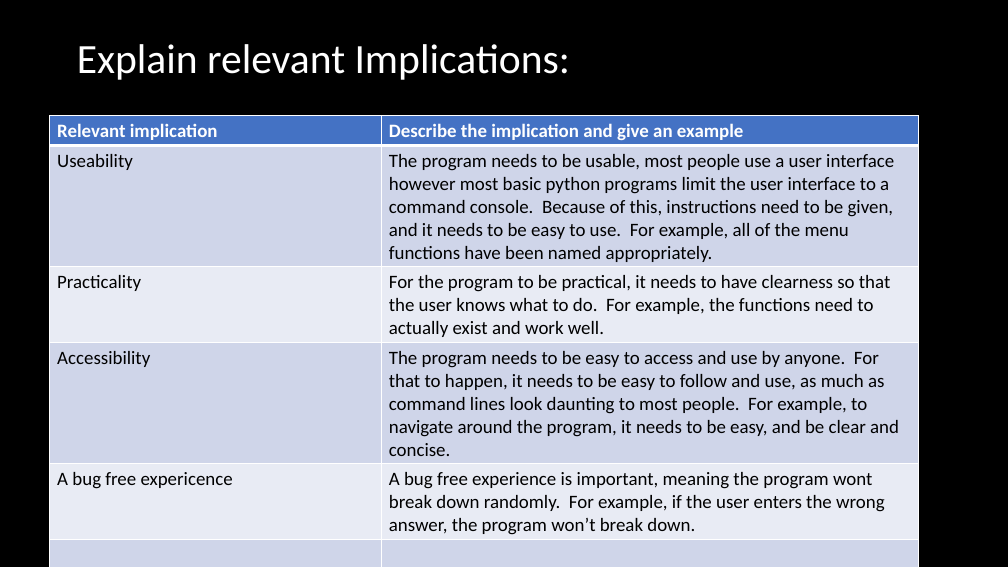
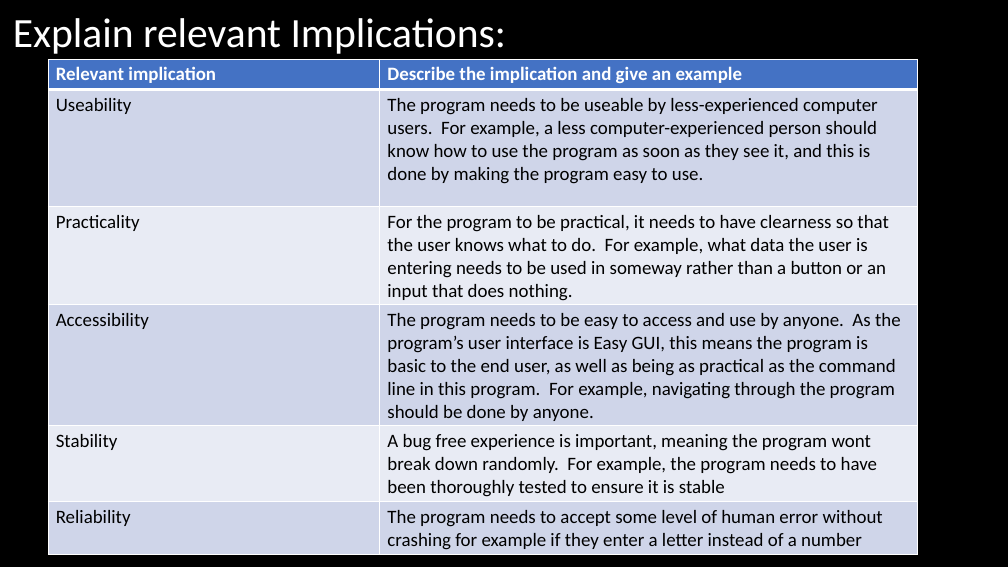
Before and after one commit to Joepapa101/2.7---2.8-Assessment, a slide deck: slide 3 of 2.7 and 2.8 Documentation Template.pptx. Drawn at 1008x567 pixels with LibreOffice and Linux fonts; fonts in the diff are those of the drawing. Boxes give left, top, right and bottom in pixels: in the first picture for what was removed or moved away, otherwise in the second. Text is boxed around its words. In the diff, an @@ line names an element or a change of style, - is before the commit and + after.

```diff
--- a/2.7 and 2.8 Documentation Template.pptx
+++ b/2.7 and 2.8 Documentation Template.pptx
@@ title "Explain relevant Implications:": place and size @@
-title "Explain relevant Implications:" at <box>77,44,571,80</box>
+title "Explain relevant Implications:" at <box>13,18,507,54</box>
@@ table at <box>48,59,918,554</box> @@
-row 2, column 2: The program needs to be usable, most people use a user interface however most basic python programs limit the user interface to a command console. Because of this, instructions need to be given, and it needs to be easy to use. For example, all of the menu functions have been named appropriately.
+row 2, column 2: The program needs to be useable by less-experienced computer users. For example, a less computer-experienced person should know how to use the program as soon as they see it, and this is done by making the program easy to use.
-row 3, column 2: For the program to be practical, it needs to have clearness so that the user knows what to do. For example, the functions need to actually exist and work well.
+row 3, column 2: For the program to be practical, it needs to have clearness so that the user knows what to do. For example, what data the user is entering needs to be used in someway rather than a button or an input that does nothing.
-row 4, column 2: The program needs to be easy to access and use by anyone. For that to happen, it needs to be easy to follow and use, as much as command lines look daunting to most people. For example, to navigate around the program, it needs to be easy, and be clear and concise.
+row 4, column 2: The program needs to be easy to access and use by anyone. As the program’s user interface is Easy GUI, this means the program is basic to the end user, as well as being as practical as the command line in this program. For example, navigating through the program should be done by anyone.
-row 5, column 1: A bug free expericence
+row 5, column 1: Stability
-row 5, column 2: A bug free experience is important, meaning the program wont break down randomly. For example, if the user enters the wrong answer, the program won’t break down.
+row 5, column 2: A bug free experience is important, meaning the program wont break down randomly. For example, the program needs to have been thoroughly tested to ensure it is stable
-row 6, column 1: 
+row 6, column 1: Reliability
-row 6, column 2: 
+row 6, column 2: The program needs to accept some level of human error without crashing for example if they enter a letter instead of a number
@@ table: place and size @@
-table at <box>50,116,920,567</box>
+table at <box>48,59,918,554</box>
@@ text added at <box>68,90,693,113</box>, 18 pt, text #000000, italic @@
+Additional rows can be added by clicking in the last cell and then using the Tab key
```
Also in this commit, not shown: 4 other slides changed, 25 slides added, 1 slide removed, 10 other files.
